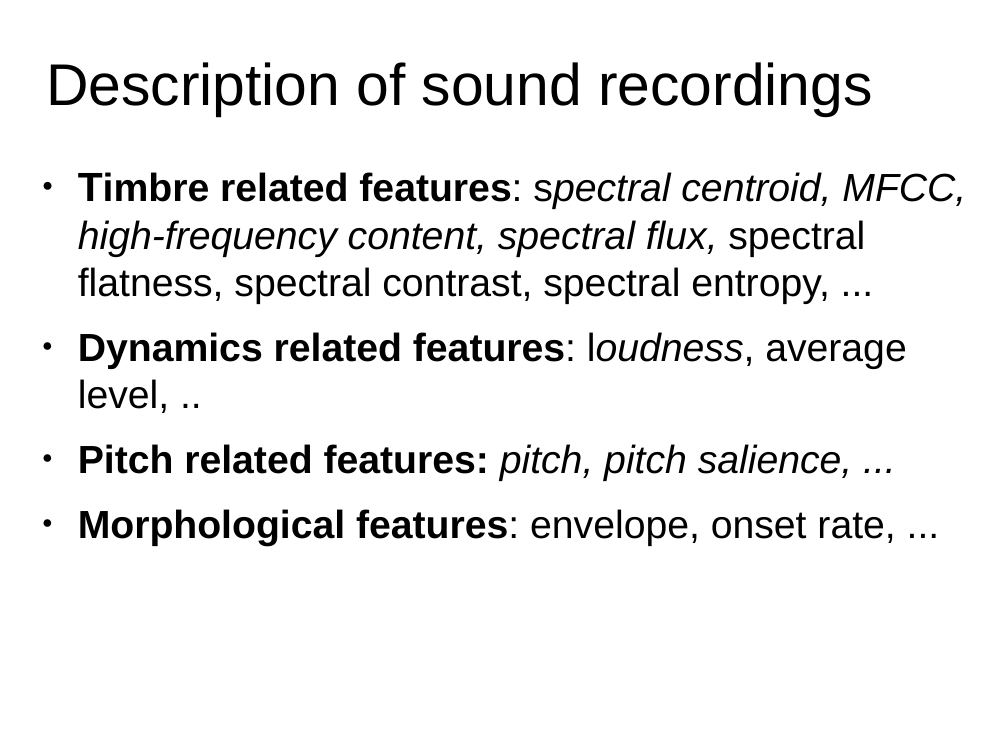
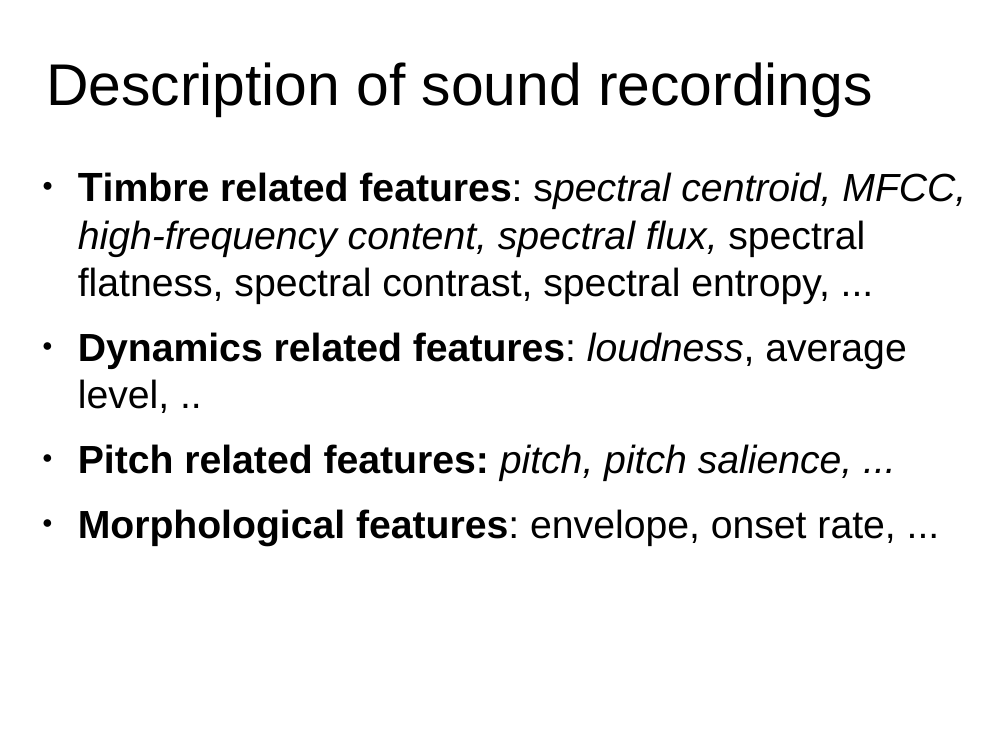
Before and after one commit to MTG/sms-tools, a slide deck: slide 4 of lectures/09-Sound-description/9T2-Sound-music-description.odp. Drawn at 1008x756 pixels with LibreOffice and Linux fonts; fonts in the diff are those of the drawing. Boxes give left, top, right and bottom in pixels: in the first picture for what was removed or moved away, otherwise in the second. Text is boxed around its words. In the diff, an @@ line names an element or a change of style, - is before the commit and + after.

```diff
--- a/lectures/09-Sound-description/9T2-Sound-music-description.odp
+++ b/lectures/09-Sound-description/9T2-Sound-music-description.odp
@@ text at (78, 332, 907, 413): italic on in "loudness," @@
```
Also in this commit, not shown: 1 other slide changed, 4 other files.
